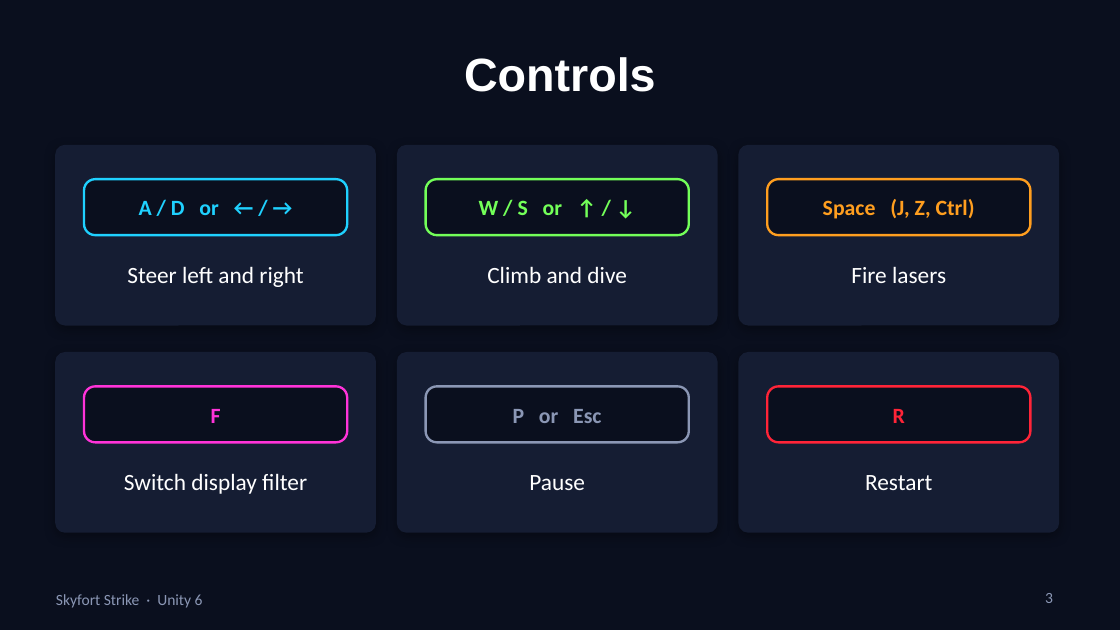
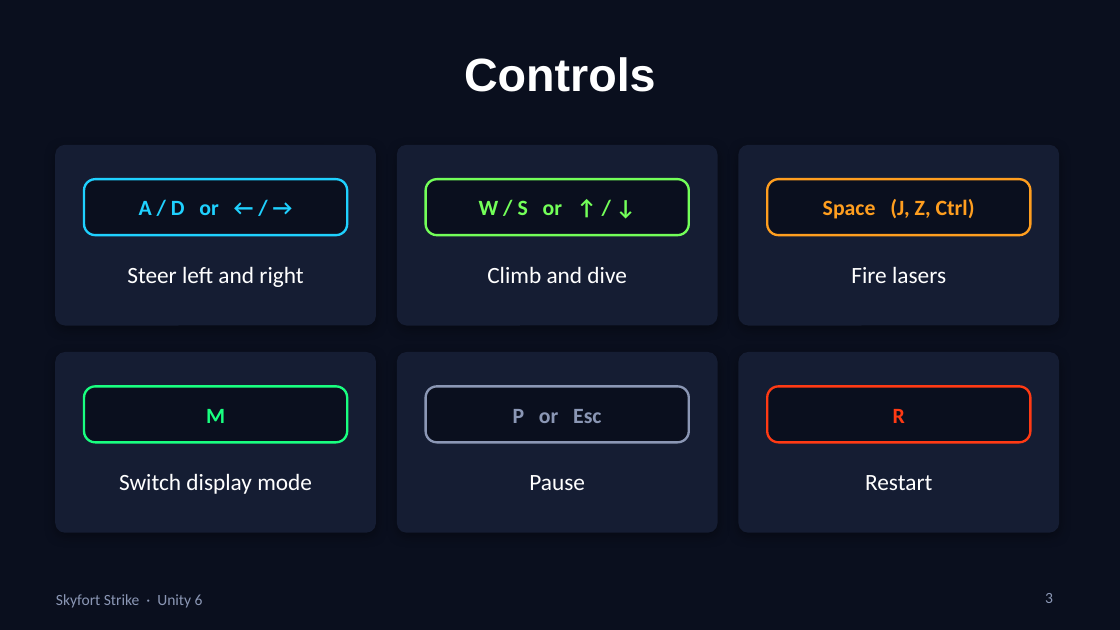
Before and after one commit to jcallinan/Unity6VideoGames, a slide deck: slide 3 of Presentation/SkyfortStrike.pptx. Drawn at 1120x630 pixels with LibreOffice and Linux fonts; fonts in the diff are those of the drawing. Boxes give left, top, right and bottom in pixels: in the first picture for what was removed or moved away, otherwise in the second. Text is boxed around its words. In the diff, an @@ line names an element or a change of style, - is before the commit and + after.

```diff
--- a/Presentation/SkyfortStrike.pptx
+++ b/Presentation/SkyfortStrike.pptx
@@ rounded rectangle at (x1=84, y1=386, x2=347, y2=442): outline #FF33D9 1.5 pt to #19FF80 1.5 pt @@
@@ text "R" at (x1=893, y1=409, x2=905, y2=423): text colour #FF2438 to #FF3A14 @@
@@ rounded rectangle at (x1=767, y1=386, x2=1030, y2=442): outline #FF2438 1.5 pt to #FF3A14 1.5 pt @@
@@ text at (x1=206, y1=409, x2=225, y2=423): text changed; text colour #FF33D9 to #19FF80 @@
-F
+M
@@ text at (x1=119, y1=473, x2=312, y2=494): text changed @@
-Switch display filter
+Switch display mode
```
Also in this commit, not shown: 5 other slides changed, 52 other files.
